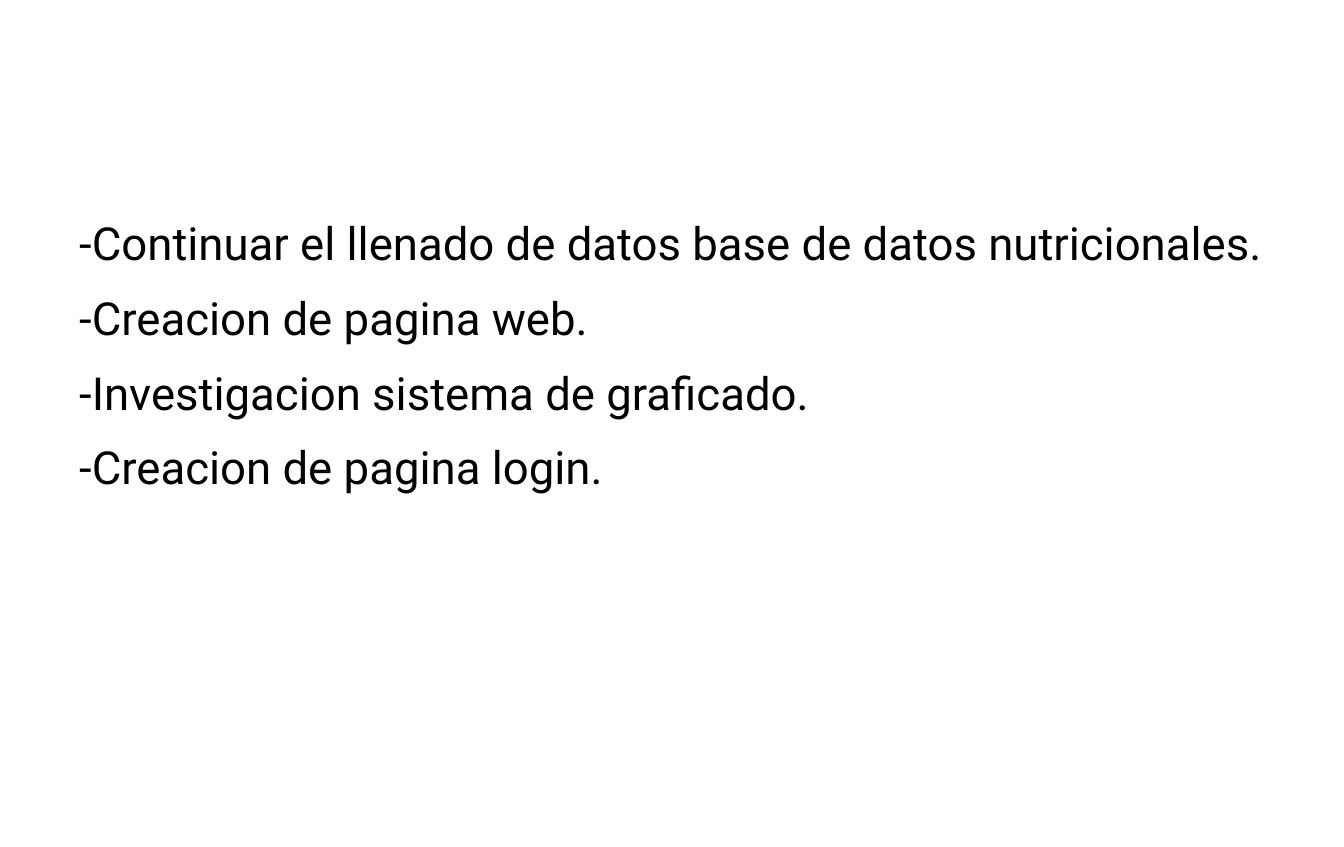
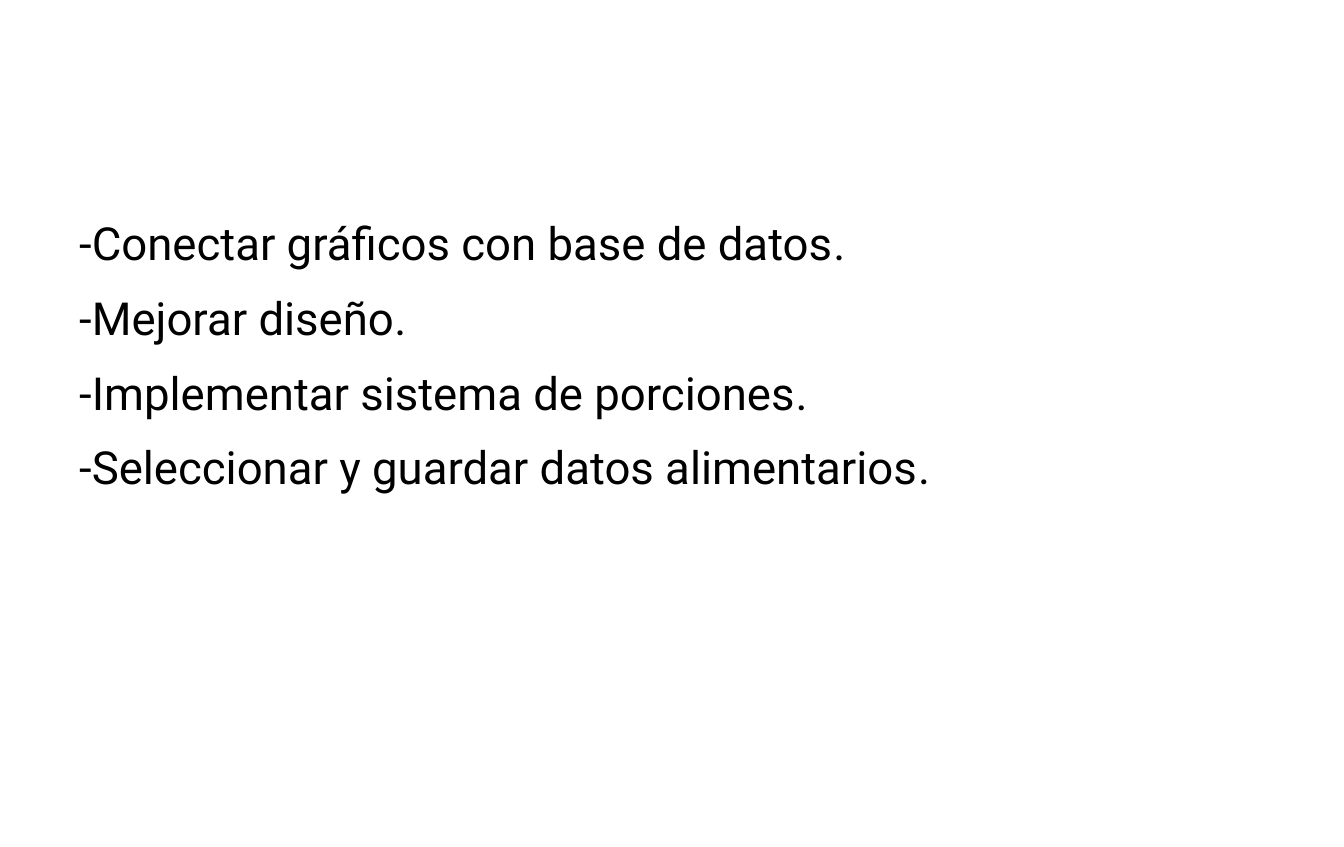
Before and after one commit to jquezadarios/integracion, a slide deck: slide 7 of presentacion/Taller de integracion.pptx (slide 12 before the commit). Drawn at 1344x847 pixels with LibreOffice and Linux fonts; fonts in the diff are those of the drawing; background and template pictures are left out. Boxes give left, top, right and bottom in pixels: in the first picture for what was removed or moved away, otherwise in the second. Text is boxed around its words. In the diff, an @@ line names an element or a change of style, - is before the commit and + after.

```diff
--- a/presentacion/Taller de integracion.pptx
+++ b/presentacion/Taller de integracion.pptx
@@ text at (x1=79, y1=225, x2=930, y2=494): text changed @@
--Continuar el llenado de datos base de datos nutricionales.
--Creacion de pagina web.
--Investigacion sistema de graficado.
--Creacion de pagina login.
+-Conectar gráficos con base de datos.
+-Mejorar diseño.
+-Implementar sistema de porciones.
+-Seleccionar y guardar datos alimentarios.
```
Also in this commit, not shown: 5 other slides changed, 5 slides removed.
